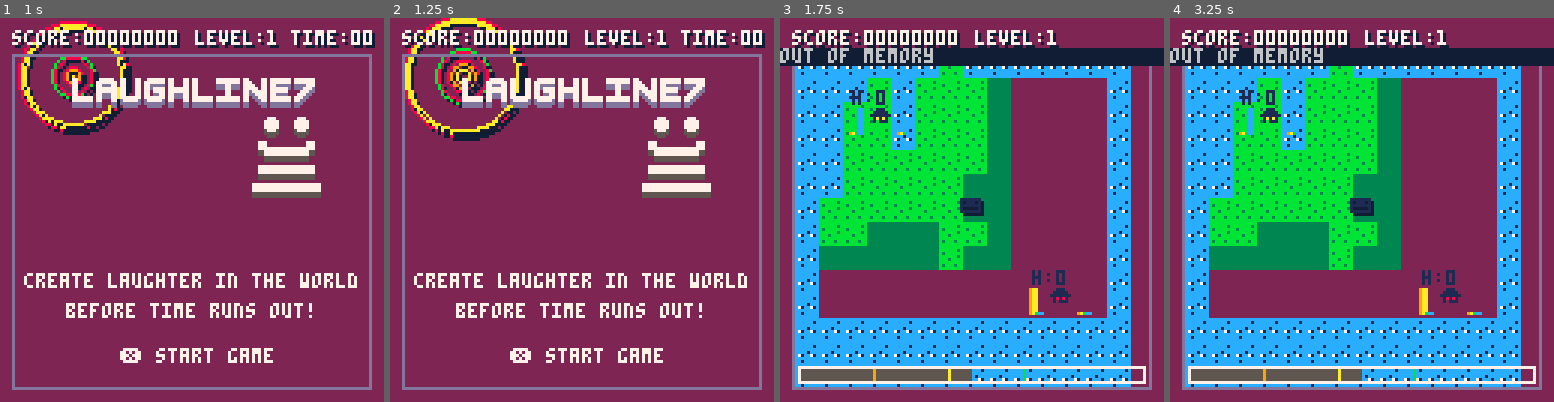
Above: before the commit, frames 1-4 (left to right).
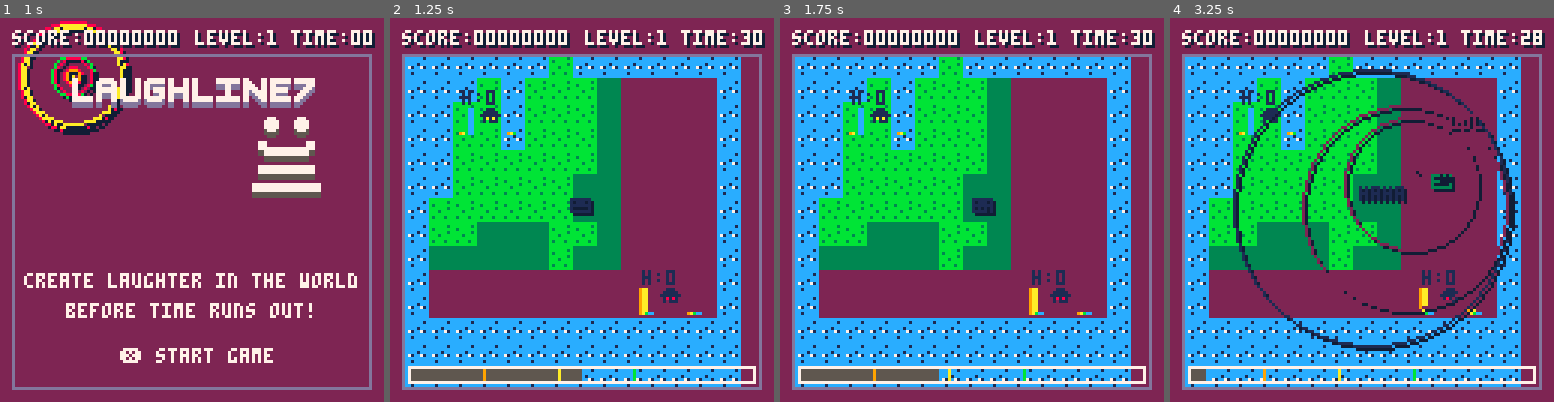
Above: after the commit, the same moments.

Repository: wakass/laughline
Game: PICO-8 cartridge ggj.p8
Two runs of this game, one before a commit and one after it. Both use one fixed random seed, a clock stepped at 60 frames per second and the inputs below.
Inputs:
- Up to frame 1 (1 s): tap X (X key) at 0.33 s; tap O (Z key) at 0.7 s
- Up to frame 2 (1.25 s): tap X (X key) at 1.07 s
- Up to frame 3 (1.75 s): hold Right from 1.6 s (still down); tap O (Z key) at 1.7 s
- Up to frame 4 (3.25 s): tap X (X key) at 1.85, 2.97 s; release Right at 2.1 s; tap O (Z key) at 2.1, 2.5, 2.9 s; hold Up 2.15-2.42 s; hold Right 2.47-3.03 s; hold Left from 3.08 s (still down)

Frame 1 is identical in both runs. In frame 2, 60% of the frame differs, in the area x 3-96%, y 0-97%; in frame 3, 5.9%; in frame 4, 13%.

Commit message:
Change timelimit back to non-out-of-memory

Diff:
--- a/main.lua
+++ b/main.lua
@@ -3,7 +3,7 @@
 ]]--
 
 -- config
-time_limit=100
+time_limit=30
 n_humor_types=4
 n_cities=4
 
